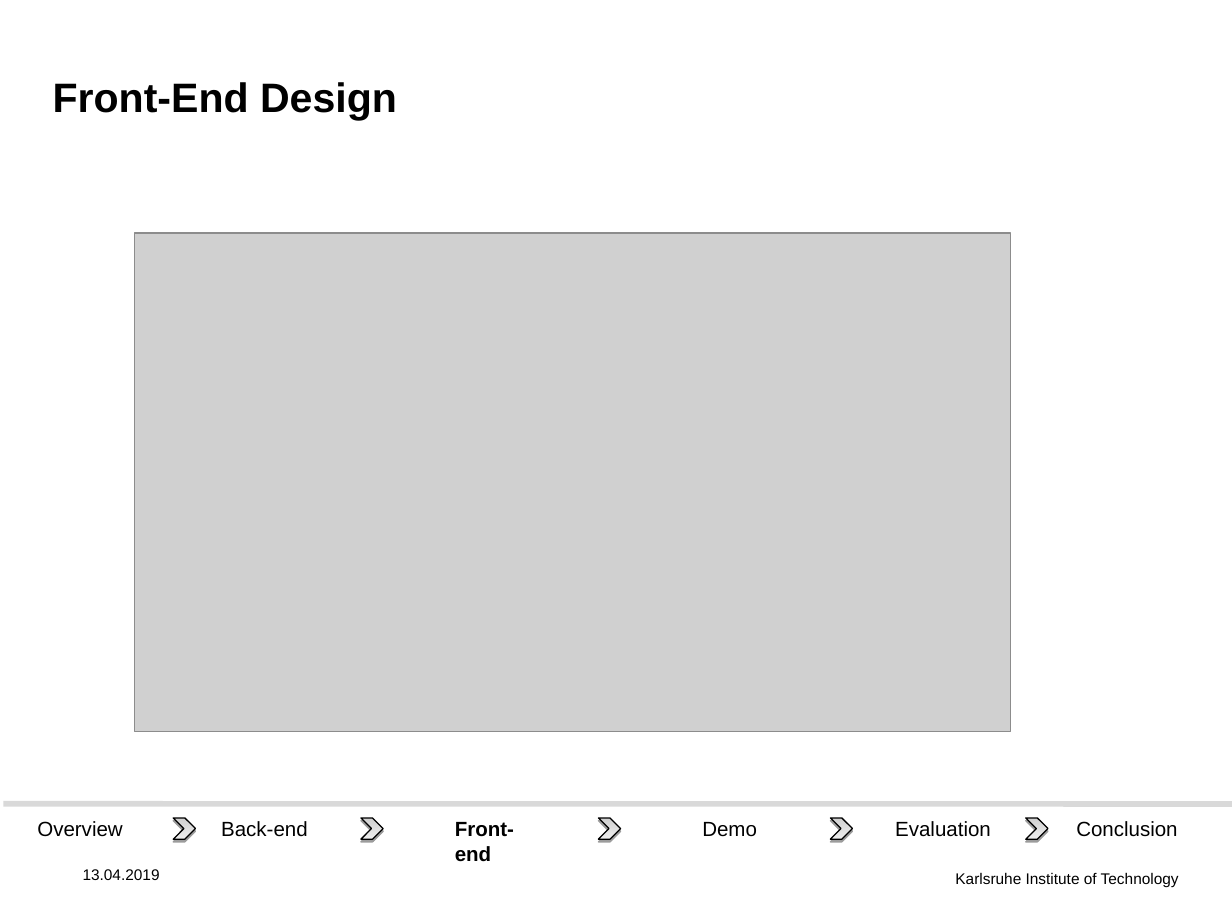
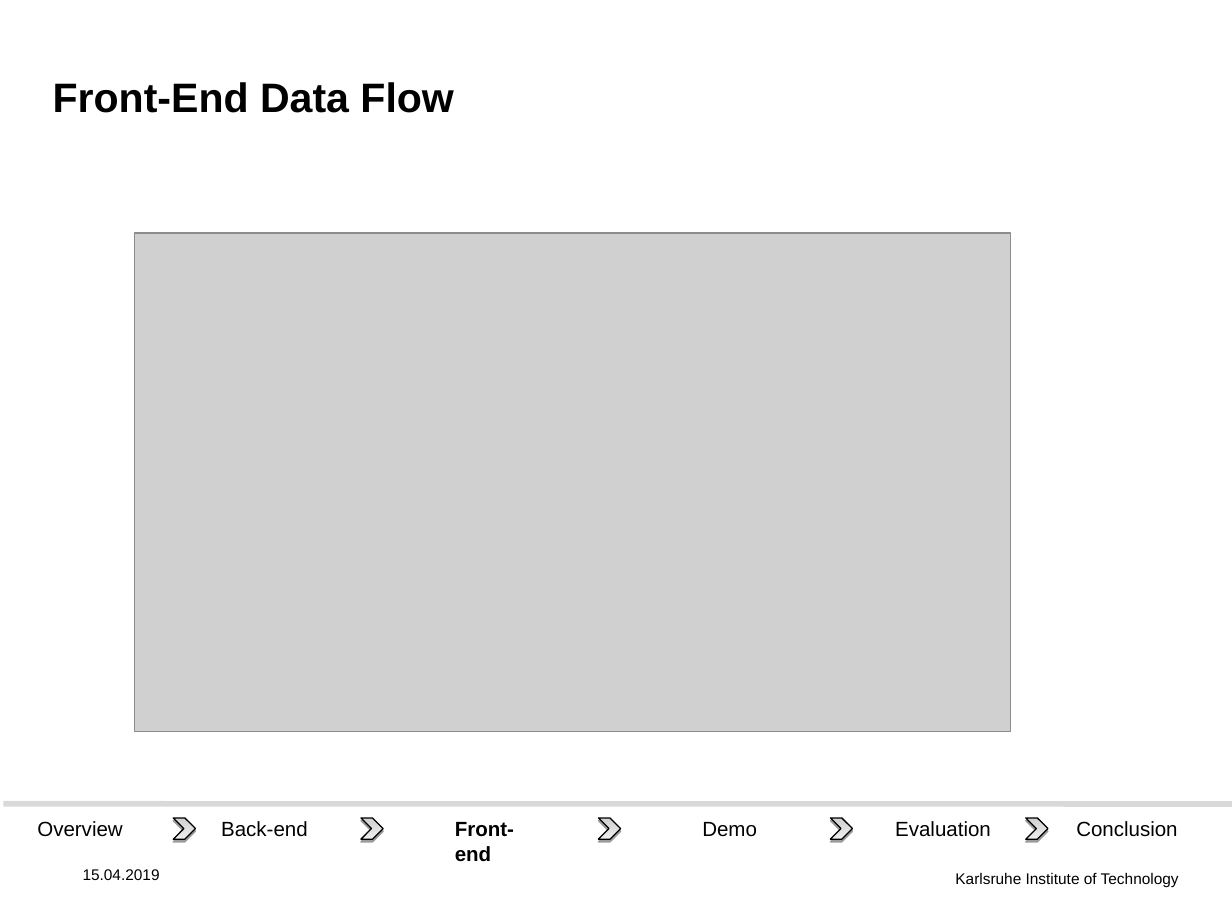
Before and after one commit to DHSTTOS/documents, a slide deck: slide 17 of final_presentation/final-pres3.odp. Drawn at 1232x924 pixels with LibreOffice and Linux fonts; fonts in the diff are those of the drawing; grey boxes stand for pictures; background and template pictures are left out. Boxes give left, top, right and bottom in pixels: in the first picture for what was removed or moved away, otherwise in the second. Text is boxed around its words. In the diff, an @@ line names an element or a change of style, - is before the commit and + after.

```diff
--- a/final_presentation/final-pres3.odp
+++ b/final_presentation/final-pres3.odp
@@ title at <box>53,82,453,113</box>: text changed @@
-Front-End Design
+Front-End Data Flow
@@ text at <box>83,869,160,880</box>: text changed @@
-13.04.2019
+15.04.2019
```
Also in this commit, not shown: 22 other slides changed.
